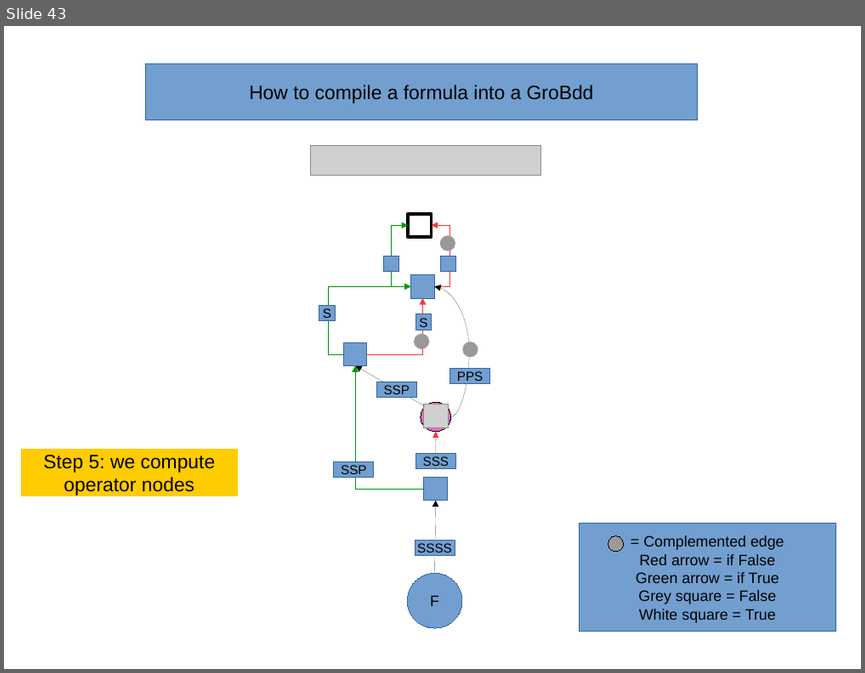
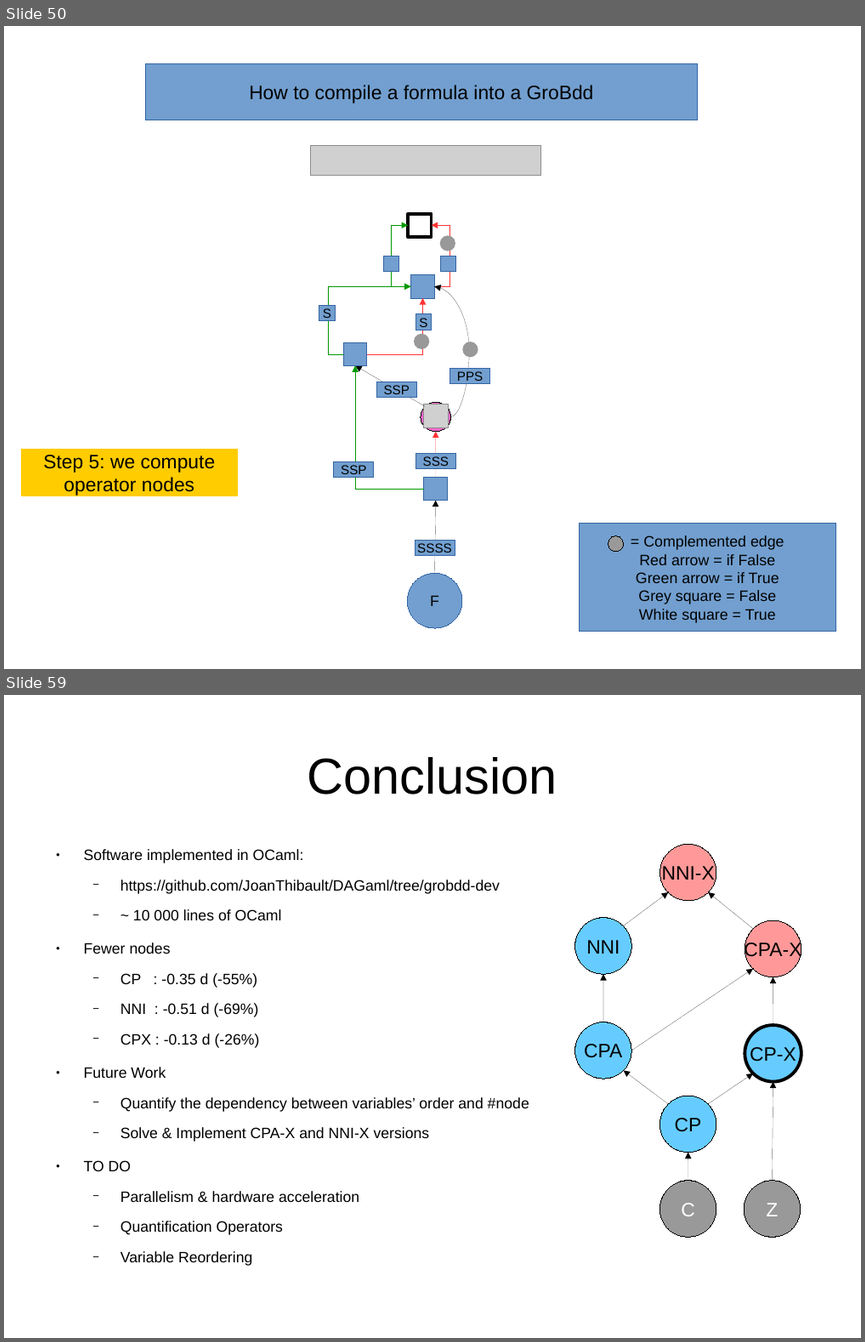
Before and after one commit to FenouilletLucas/DAGaml, a slide deck: doc/2017-04-06/GroBdd's evolution.en.odp. Shown one above the other, each under a label of ours: slide 43 before the commit, slides 50 and 59 after it; the slides between them are not shown. The pictures are 865x673 and 865x1342 pixels, drawn with LibreOffice and Linux fonts; fonts in the diff are those of the drawing; grey boxes stand for pictures. Boxes give left, top, right and bottom in pixels: in the first picture for what was removed or moved away, otherwise in the second. Text is boxed around its words. In the diff, an @@ line names an element or a change of style, - is before the commit and + after.

```diff
--- a/doc/2017-04-06/GroBdd's evolution.en.odp
+++ b/doc/2017-04-06/GroBdd's evolution.en.odp
@@ slide 59 added at (x1=4, y1=695, x2=861, y2=1338), background #FFFFFF @@
@@ title added at (x1=307, y1=757, x2=557, y2=794), 46.8 pt, text #000000 @@
+Conclusion
@@ ellipse added at (x1=660, y1=845, x2=717, y2=901), fill #FF9999, outline #000000 0 pt, 18 pt, text #000000 @@
+NNI-X
@@ text added at (x1=84, y1=849, x2=529, y2=1202), 13.9 pt, text #000000 @@
+● Software implemented in OCaml:
+  − https://github.com/JoanThibault/DAGaml/tree/grobdd-dev
+  − ~ 10 000 lines of OCaml
+● Fewer nodes
+  − CP : -0.35 d (-55%)
+  − NNI : -0.51 d (-69%)
+  − CPX : -0.13 d (-26%)
+● Future Work
+  − Quantify the dependency between variables’ order and #node
+  − Solve & Implement CPA-X and NNI-X versions
+● TO DO
+  − Parallelism & hardware acceleration
+  − Quantification Operators
+  − Variable Reordering
@@ arrow added from (623, 926) to (668, 892), #000000 0 pt @@
@@ arrow added from (753, 929) to (709, 892), #000000 0 pt @@
@@ ellipse added at (x1=574, y1=918, x2=631, y2=974), fill #66CCFF, outline #000000 0 pt, 18 pt, text #000000 @@
+NNI
@@ ellipse added at (x1=745, y1=920, x2=801, y2=977), fill #FF9999, outline #000000 0 pt, 18 pt, text #000000 @@
+CPA-X
@@ arrow added from (603, 1022) to (603, 974), #000000 0 pt @@
@@ arrow added from (631, 1050) to (753, 969), #000000 0 pt @@
@@ arrow added from (773, 1026) to (773, 977), #000000 0 pt @@
@@ ellipse added at (x1=574, y1=1022, x2=631, y2=1079), fill #66CCFF, outline #000000 0 pt, 18 pt, text #000000 @@
+CPA
@@ ellipse added at (x1=745, y1=1026, x2=801, y2=1083), fill #66CCFF, outline #000000 3 pt, 18 pt, text #000000 @@
+CP-X
@@ arrow added from (668, 1104) to (623, 1071), #000000 0 pt @@
@@ arrow added from (708, 1104) to (753, 1073), #000000 0 pt @@
@@ ellipse added at (x1=659, y1=1095, x2=716, y2=1152), fill #66CCFF, outline #000000 0 pt, 18 pt, text #000000 @@
+CP
@@ arrow added from (772, 1180) to (773, 1082), #000000 0 pt @@
@@ arrow added from (688, 1180) to (688, 1152), #000000 0 pt @@
@@ ellipse added at (x1=659, y1=1180, x2=716, y2=1237), fill #999999, outline #000000 0 pt, 18 pt, text #FFFFFF @@
+C
@@ ellipse added at (x1=744, y1=1180, x2=800, y2=1237), fill #999999, outline #000000 0 pt, 18 pt, text #FFFFFF @@
+Z
@@ what was slide 43 is now slide 50 @@
```
Also in this commit, not shown: 3 slides changed, 16 other slides added, 2 slides removed, 32 other files.
